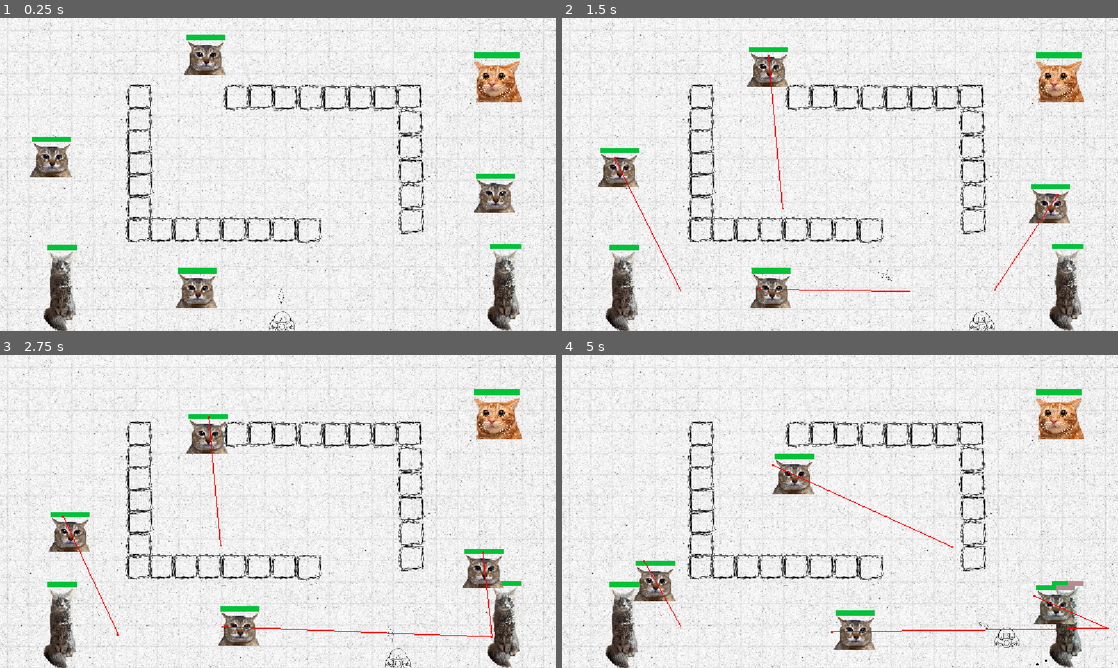
Above: before the commit, frames 1-4 (two rows, left to right).
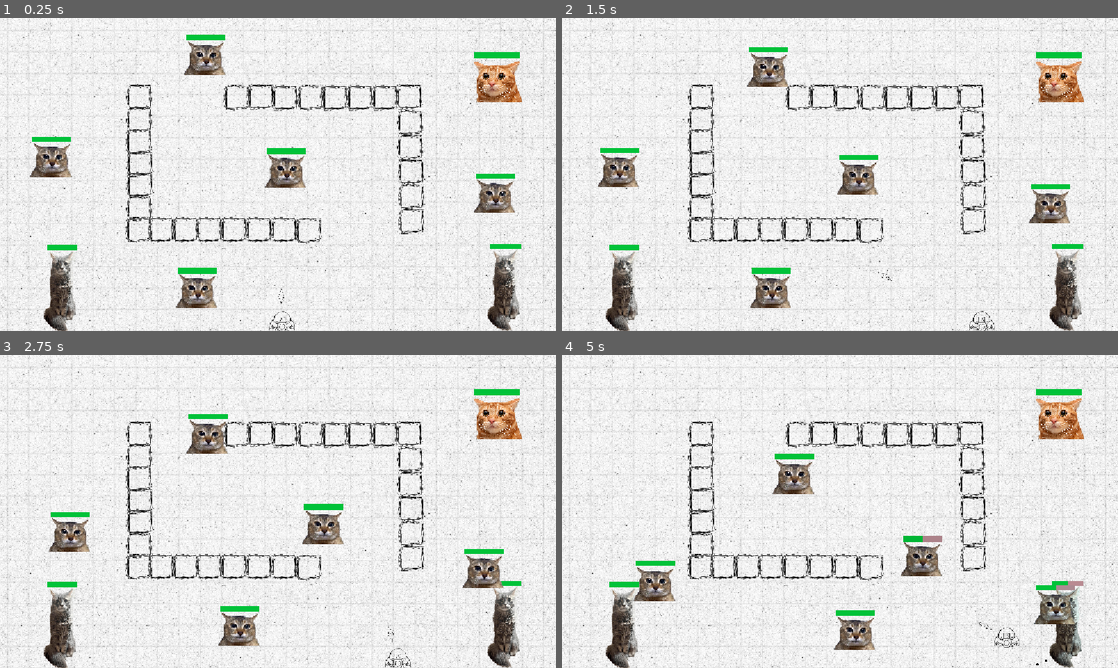
Above: after the commit, the same moments.

Repository: EpsilonD-lta/gim-tugas-kecil-2
Game: Godot game, scene res://scenes/level_area.tscn
The game is run twice, just before and just after one commit, with the same random seed, the same clock (stepped at 60 frames per second) and the same inputs.
Inputs (mouse positions are in pixels of both pictures, inside the frame that each line leads up to):
- Up to frame 1 (0.25 s): no input
- Up to frame 2 (1.5 s): tap Enter at 0.5 s; move the mouse to (962, 158) at 0.52 s; press the mouse at (962, 158) at 0.53 s; hold D (right) from 0.53 s (still down); tap Up (jump) at 0.77 s; move the mouse to (728, 190) at 1.27 s; release the mouse at (728, 190) at 1.28 s; click (728, 190) at 1.35 s
- Up to frame 3 (2.75 s): tap Up (jump) at 1.52 s; move the mouse to (333, 442) at 2.02 s; release D (right) at 2.03 s; press the mouse at (333, 442) at 2.03 s; hold A (left) from 2.03 s (still down)
- Up to frame 4 (5 s): move the mouse to (812, 574) at 2.77 s; release A (left) at 2.78 s; release the mouse at (812, 574) at 2.78 s; hold D (right) 2.78-4.28 s; click (812, 574) at 2.85 s; tap Up (jump) at 3.02, 3.77, 4.52 s; move the mouse to (1006, 558) at 3.52 s; press the mouse at (1006, 558) at 3.53 s; move the mouse to (673, 464) at 4.27 s; release the mouse at (673, 464) at 4.28 s; hold A (left) from 4.28 s (still down); click (673, 464) at 4.35 s

The runs differ from the first frame. In frame 1, 0.7% of the frame differs, in the area x 47-55%, y 41-55%; in frame 2, 1.0%; in frame 3, 1.1%, in the area x 11-89%, y 19-91%; in frame 4, 1.1%.

Commit message:
WHAT AM I ACTUALLY DOING gng

Diff:
--- a/scenes/enemy_pathfinder.tscn
+++ b/scenes/enemy_pathfinder.tscn
@@ -23,7 +23,6 @@
 target_desired_distance = 3.0
 path_max_distance = 1000.0
 path_postprocessing = 1
-debug_enabled = true
 
 [node name="Timer" type="Timer" parent="." unique_id=1963819106]
 autostart = true
--- a/scenes/level_area.tscn
+++ b/scenes/level_area.tscn
@@ -222,6 +222,10 @@
 position = Vector2(411, 562)
 player = NodePath("../Player")
 
+[node name="EnemyPathfinder5" parent="." unique_id=737627272 node_paths=PackedStringArray("player") instance=ExtResource("11_55fnj")]
+position = Vector2(595, 314)
+player = NodePath("../Player")
+
 [node name="EnemyPathfinder3" parent="." unique_id=1469277786 node_paths=PackedStringArray("player") instance=ExtResource("11_55fnj")]
 position = Vector2(109, 290)
 player = NodePath("../Player")
Not shown, added: export_presets.cfg
Not shown, added: gim-tugas-kecil-2.console.exe
Not shown, added: gim-tugas-kecil-2.exe
Not shown, added: gim-tugas-kecil-2.pck
